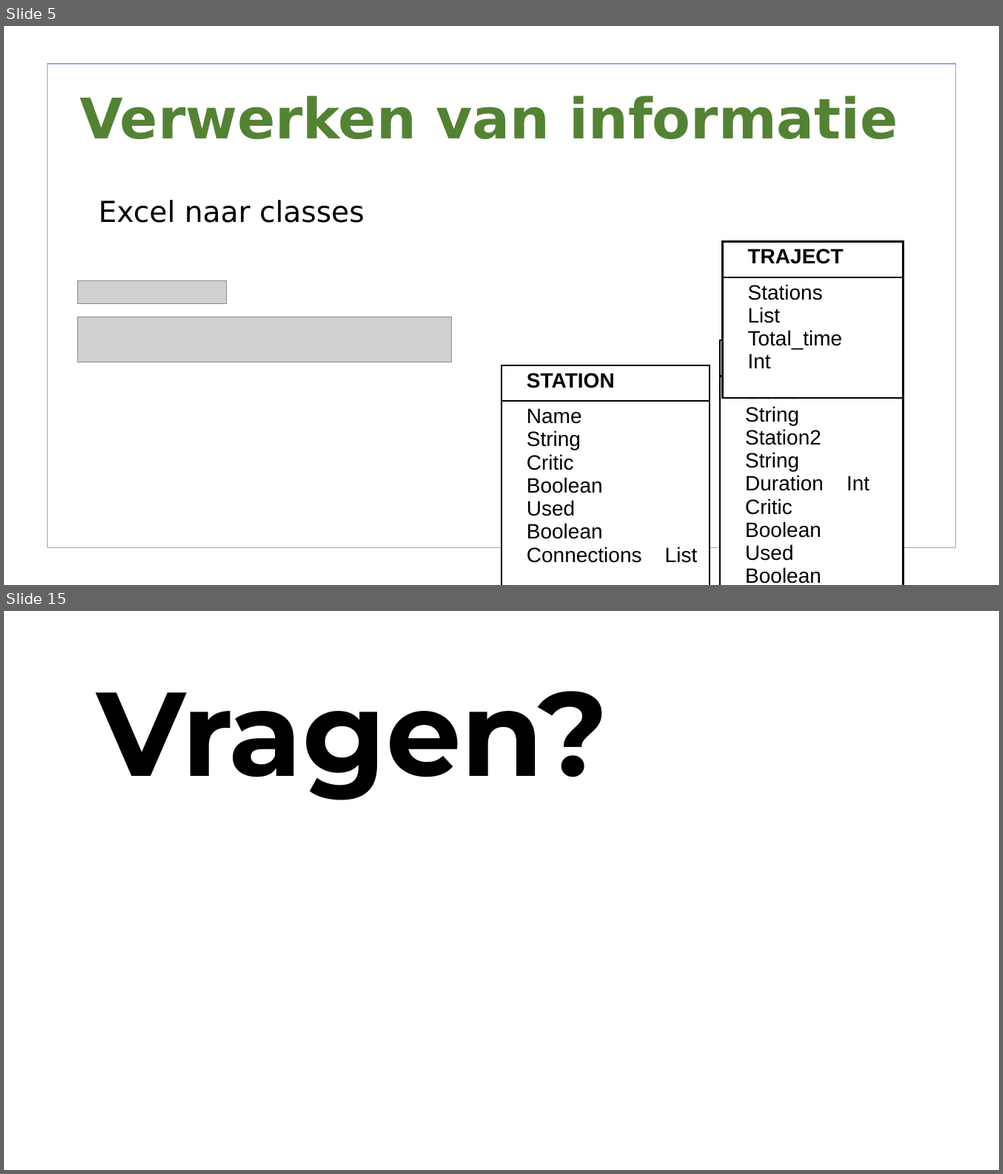
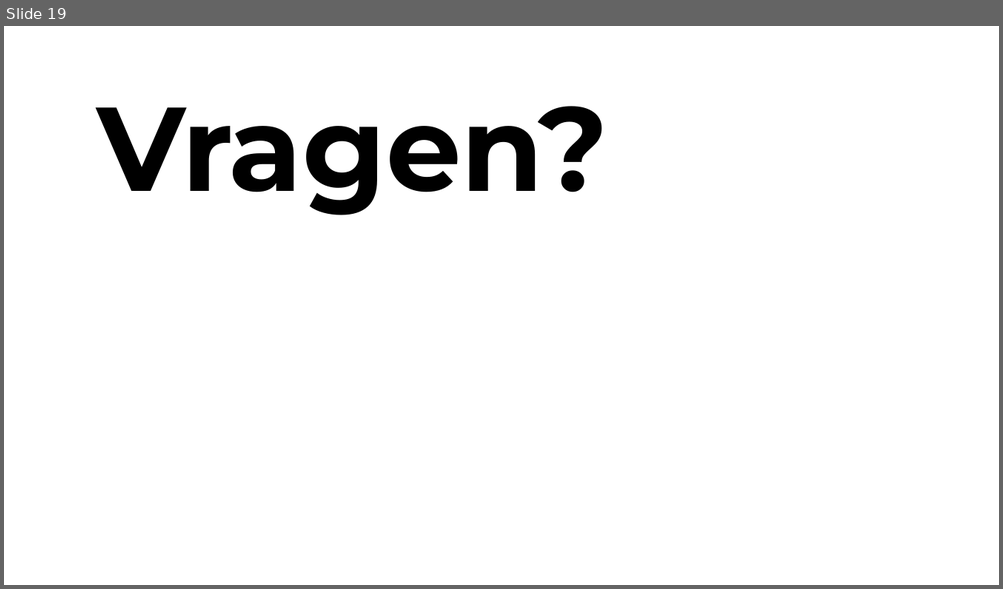
Before and after one commit to lisa259/RailNL, a slide deck: presentaties/Presentation 2.odp. Shown one above the other, each under a label of ours: slides 5 and 15 before the commit, slide 19 after it; the slides between them are not shown. The pictures are 1003x1174 and 1003x589 pixels, drawn with LibreOffice and Linux fonts; fonts in the diff are those of the drawing; grey boxes stand for pictures; background and template pictures are left out. Boxes give left, top, right and bottom in pixels: in the first picture for what was removed or moved away, otherwise in the second. Text is boxed around its words. In the diff, an @@ line names an element or a change of style, - is before the commit and + after.

```diff
--- a/presentaties/Presentation 2.odp
+++ b/presentaties/Presentation 2.odp
@@ slide 5 removed at [4,26,999,585], background picture (left out) @@
@@ freeform shape removed at [47,64,956,548] @@
@@ title removed at [79,96,898,139] @@
-Verwerken van informatie
@@ text removed at [99,200,364,223] @@
-• Excel naar classes
@@ table removed at [723,241,903,372], 2 rows, 1 columns @@
-TRAJECT
-Stations List / Total_time Int
@@ picture removed at [78,281,226,304] @@
@@ picture removed at [78,317,452,362] @@
@@ table removed at [720,340,903,585], 2 rows, 1 columns @@
-CONNECTION
-Station1 String / Station2 String / Duration Int / Critic Boolean / Used Boolean
@@ table removed at [502,366,710,566], 2 rows, 1 columns @@
-STATION
-Name String / Critic Boolean / Used Boolean / Connections List
@@ what was slide 15 is now slide 19 @@
```
Also in this commit, not shown: 3 slides changed, 15 slides added, 10 other slides removed, 4 other files.
